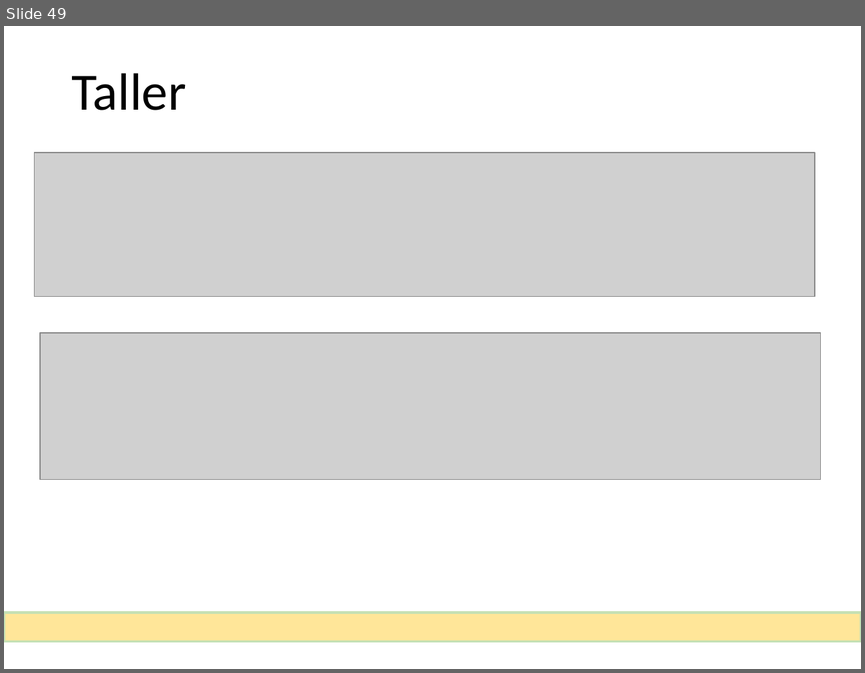
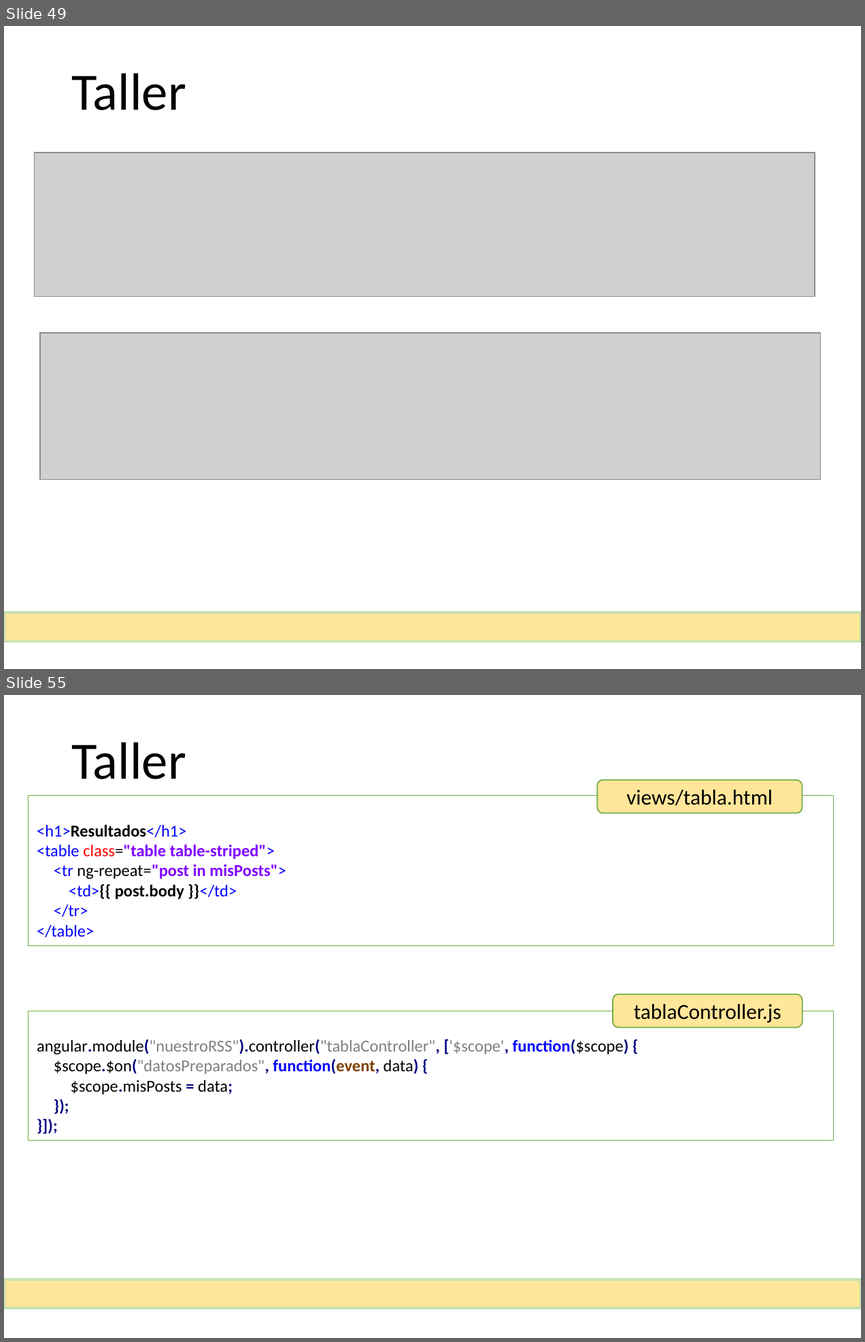
Before and after one commit to MarcosGinel/rss, a slide deck: documentacion/Taller de AngularJS.pptx. Shown one above the other, each under a label of ours: slide 49 before the commit, slides 49 and 55 after it; the slides between them are not shown. The pictures are 865x673 and 865x1342 pixels, drawn with LibreOffice and Linux fonts; fonts in the diff are those of the drawing; grey boxes stand for pictures. Boxes give left, top, right and bottom in pixels: in the first picture for what was removed or moved away, otherwise in the second. Text is boxed around its words. In the diff, an @@ line names an element or a change of style, - is before the commit and + after.

Commit message:
Proyecto completo, falta sólo la teoría de AngularJS

```diff
--- a/documentacion/Taller de AngularJS.pptx
+++ b/documentacion/Taller de AngularJS.pptx
@@ slide 55 added at [4,695,861,1338], background #FFFFFF @@
@@ title added at [71,742,186,779], 44 pt, text #000000 @@
+Taller
@@ rectangle added at [28,795,834,945], fill #FFFFFF, outline #70AD47 0.75 pt, 14 pt, text #0000FF, bold @@
+<h1>Resultados</h1>
+<table class="table table-striped">
+<tr ng-repeat="post in misPosts">
+<td>{{ post.body }}</td>
+</tr>
+</table>
@@ rounded rectangle added at [597,780,802,813], fill #FFE699, outline #70AD47 1 pt, 18 pt, text #000000 @@
+views/tabla.html
@@ rounded rectangle added at [613,994,802,1028], fill #FFE699, outline #70AD47 1 pt, 18 pt, text #000000 @@
+tablaController.js
@@ rectangle added at [28,1011,834,1140], fill #FFFFFF, outline #70AD47 0.75 pt, 14 pt, text #000000 @@
+angular.module("nuestroRSS").controller("tablaController", ['$scope', function($scope) {
+$scope.$on("datosPreparados", function(event, data) {
+$scope.misPosts = data;
+});
+}]);
@@ rectangle added at [4,1279,860,1307], fill #FFE699, outline #C5E0B4 2.25 pt @@
```
Also in this commit, not shown: 9 other slides added, 5 other files.
